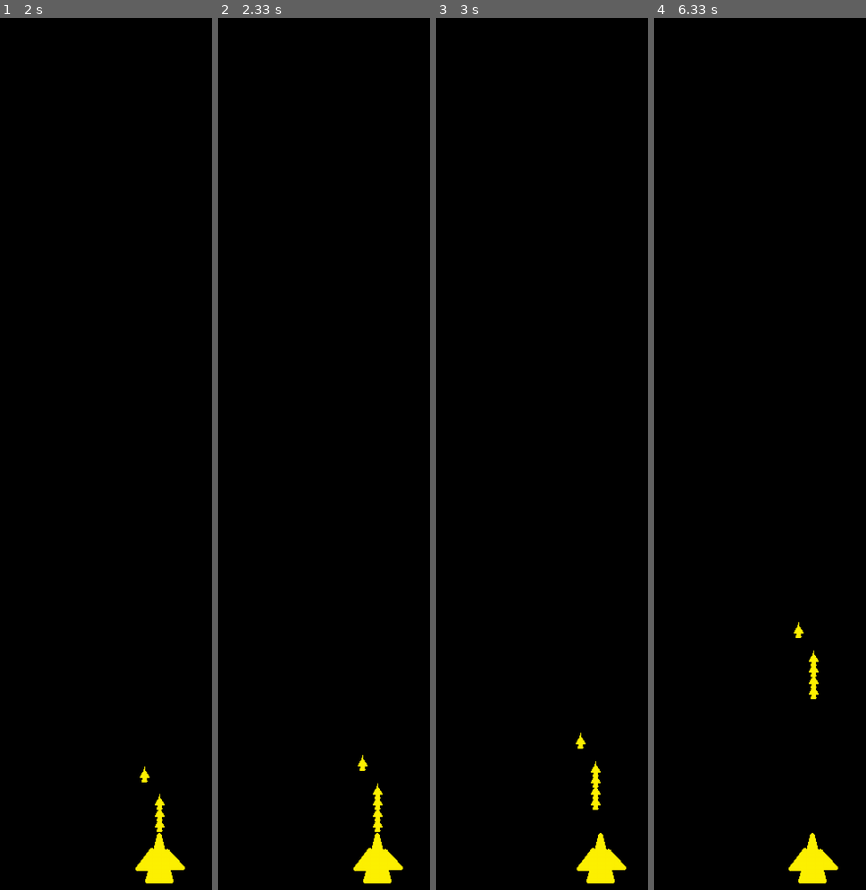
Above: before the commit, frames 1-4 (left to right).
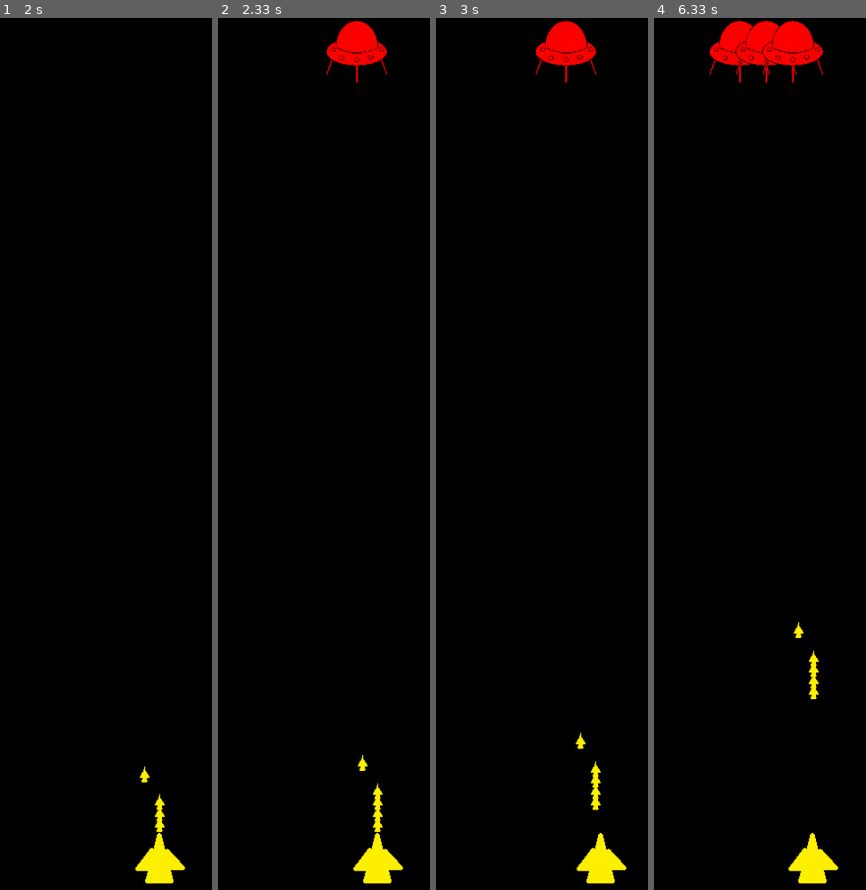
Above: after the commit, the same moments.

Repository: stonemuncher/pygame-game
Game: pygame game, started from main.py
Two runs of this game, one before a commit and one after it. Both use one fixed random seed, a clock stepped at 60 frames per second and the inputs below.
Inputs (mouse positions are in pixels of both pictures, inside the frame that each line leads up to):
- Up to frame 1 (2 s): click (144, 462) at 0.38 s; hold Right 0.67-1.13 s; click (outside the picture) at 1.22 s; click (148, 515) at 1.55 s; click (outside the picture) at 1.88 s
- Up to frame 2 (2.33 s): click (outside the picture) at 2.22 s
- Up to frame 3 (3 s): hold Right from 2.83 s (still down)
- Up to frame 4 (6.33 s): release Right at 3.3 s; hold Left 3.33-3.87 s; hold Left 4.23-4.63 s; hold Right 5.07-5.7 s; hold Left from 6.13 s (still down)

Frame 1 is identical in both runs. In frame 2, 1.1% of the frame differs, in the area x 50-81%, y 0-8%; in frame 3, 1.1%; in frame 4, 2.4%, in the area x 25-81%, y 0-8%.

Commit message:
Added enemies
need to fix gameover and scoring

Diff:
--- a/bullet.py
+++ b/bullet.py
@@ -12,7 +12,7 @@
         self.x = ship.x + ship.width/2 - 10
         self.y = ship.y
 
-        self.in_area = True
+        self.alive = True
         self.speed = area.width*area.height/1600000
         self.rect.update(self.x, self.y, self.width, self.height)
 
@@ -20,6 +20,6 @@
         if self.area.top < self.y + self.speed - self.height/2 < self.area.bottom:
             self.y -= self.speed
         else:
-            self.in_area = False
+            self.alive = False
 
         self.rect.update(self.x, self.y, self.width, self.height)
--- a/game.py
+++ b/game.py
@@ -1,5 +1,6 @@
 import pygame
 from ships import PlayerShip
+from ships import AlienShip
 from area import Area
 from bullet import Bullet
 
@@ -13,12 +14,23 @@
 
         self.ship_surface = None
         self.bullet_surface = None
+        self.alien_surface = None
+        self.alien_mask = None
+        self.alien_red = None
+        self.alien_orange = None
+        self.alien_green = None
+
         self.load_surfaces()
 
         self.player_area = Area(0, self.SCREEN_HEIGHT, self.SCREEN_WIDTH, self.SCREEN_HEIGHT)
         self.player_ship = PlayerShip(self.ship_surface, self.player_area, 5)
 
         self.bullet_area = Area(0, 0, self.SCREEN_WIDTH, self.SCREEN_HEIGHT)
+        self.alien_area = Area(0, 0, self.SCREEN_WIDTH, self.SCREEN_HEIGHT)
+
+        self.alien_ships = []
+        self.alien_delay = 2000
+        self.alien_spawn_event = pygame.USEREVENT + 1
 
         self.exit_window = False
 
@@ -27,10 +39,25 @@
         self.bullet_surface = pygame.image.load("assets/ship.bmp").convert()
         self.bullet_surface.set_colorkey((0, 0, 0))
         self.bullet_surface = pygame.transform.scale(self.bullet_surface, (20, 30))
+        self.alien_surface = pygame.image.load("assets/alien.png").convert_alpha()
+        self.alien_surface = pygame.transform.scale(self.alien_surface, (75, 75))
+
+        self.alien_mask = pygame.Surface(self.alien_surface.get_size()).convert_alpha()
+        self.alien_red = self.alien_mask.copy()
+        self.alien_orange = self.alien_mask.copy()
+        self.alien_green = self.alien_mask.copy()
+
+        self.alien_red.fill((255, 0, 0))
+        self.alien_orange.fill((255, 140, 0))
+        self.alien_green.fill((0, 255, 0))
 
     def setup_window(self):
         pygame.init()
         self.screen = pygame.display.set_mode([self.SCREEN_WIDTH, self.SCREEN_HEIGHT])
+
+    def spawn_alien(self):
+        # print("Spawned alien")
+        self.alien_ships.append(AlienShip(self.alien_surface, self.alien_area, 3))
 
     def update(self):
 
@@ -41,6 +68,9 @@
                 if event.type == pygame.MOUSEBUTTONDOWN:
                     if self.player_ship.get_bullet_no() < self.player_ship.max_bullets:
                         self.player_ship.bullets.append(Bullet(self.bullet_surface, self.bullet_area, self.player_ship))
+                if event.type == self.alien_spawn_event:
+                    self.spawn_alien()
+
             self.screen.fill((0, 0, 0))
 
             pressed_keys = pygame.key.get_pressed()
@@ -49,16 +79,33 @@
 
             for bullet in self.player_ship.bullets:
                 bullet.update()
-                if not bullet.in_area:
+                if not bullet.alive:
                     self.player_ship.bullets.remove(bullet)
                     del bullet
                 else:
                     self.screen.blit(bullet.surf, bullet.rect)
 
+            for alien in self.alien_ships:
+                if not alien.update(self.player_ship.bullets):
+                    return
+                if not alien.alive:
+                    self.alien_ships.remove(alien)
+                    del alien
+                    # print("killed alien ship")
+                else:
+                    final_surf = alien.surf.copy()
+                    if alien.health == 3:
+                        final_surf.blit(self.alien_red, (0, 0), special_flags=pygame.BLEND_MULT)
+                    elif alien.health == 2:
+                        final_surf.blit(self.alien_orange, (0, 0), special_flags=pygame.BLEND_MULT)
+                    else:
+                        final_surf.blit(self.alien_green, (0, 0), special_flags=pygame.BLEND_MULT)
+                    self.screen.blit(final_surf, alien.rect)
+
             pygame.display.flip()
 
     def run(self):
 
+        pygame.time.set_timer(self.alien_spawn_event, self.alien_delay)
         self.update()
-
         pygame.quit()
--- a/ships.py
+++ b/ships.py
@@ -54,3 +54,33 @@
 
     def get_bullet_no(self):
         return len(self.bullets)
+
+
+class AlienShip(Ship):
+    def __init__(self, surf, area, health=1):
+        super().__init__(surf, area)
+        self.health = health
+        self.alive = True
+        self.x = (self.area.width / 2) - (self.width / 2)
+        self.y = self.area.top
+        self.direction = 1
+        self.move(0, 0)
+
+    def update(self, bullets):
+        for bullet in bullets:
+            if self.y > bullet.y - bullet.height/2 > self.y + self.height:
+                if self.x < bullet.x + bullet.width/2 < self.x + self.width:
+                    self.health -= 1
+                    if self.health == 0:
+                        print("Killed alien")
+                        self.alive = False
+                    bullet.alive = False
+
+        if self.direction:
+            if self.x - 10 < self.area.left or self.x + self.width + 10 > self.area.right:
+                self.direction *= -1
+                self.move(0, 100)
+                if self.y > self.area.bottom + self.height - 10:
+                    return 0
+            self.move(-0.25*self.direction, 0)
+        return 1
Binary file added: assets/alien.png
